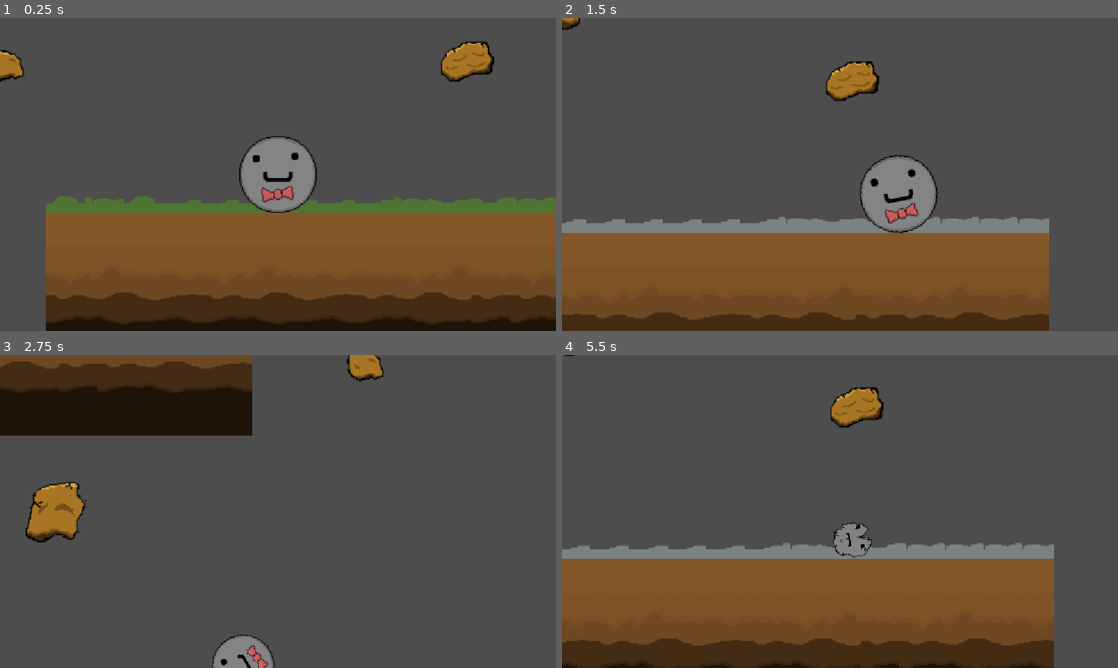
Above: before the commit, frames 1-4 (two rows, left to right).
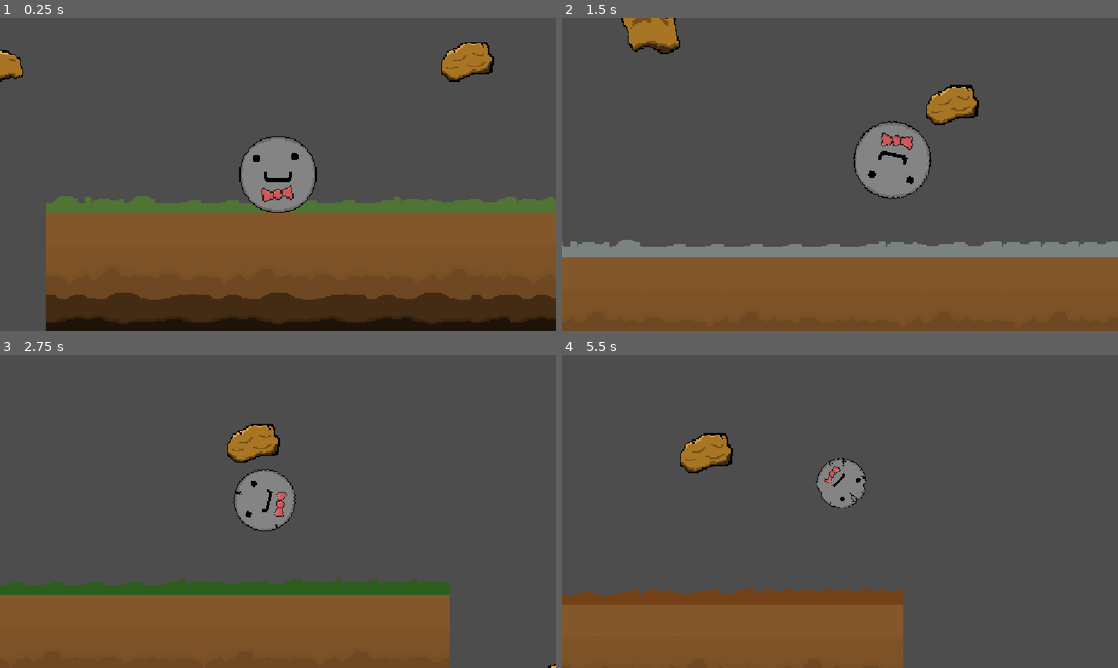
Above: after the commit, the same moments.

Repository: macmillanc/SAGameJam2026
Game: Godot game, scene res://scenes/tutorial.tscn
Same seed, same stepped clock (60 frames per second), same inputs: the game is played once before the commit and once after it.
Inputs:
- Up to frame 1 (0.25 s): no input
- Up to frame 2 (1.5 s): tap Enter at 0.5 s; hold D (right) from 0.53 s (still down); tap I at 0.6 s; tap Space at 0.77, 1.07 s; tap J at 0.8, 1.35 s
- Up to frame 3 (2.75 s): tap Space at 1.52, 1.55, 1.82 s; release D (right) at 2.03 s; hold A (left) from 2.03 s (still down); hold Space from 2.03 s (still down); tap I at 2.3 s
- Up to frame 4 (5.5 s): release A (left) at 2.78 s; release Space at 2.78 s; hold D (right) 2.78-4.28 s; tap I at 2.85, 4.35 s; tap Space at 3.02, 3.32, 4.52, 4.82 s; tap J at 3.05, 3.6, 5.1 s; hold Space 3.53-4.28 s; hold A (left) 4.28-5.03 s; hold D (right) from 5.03 s (still down)

The runs differ from the first frame. In frame 1, 0.5% of the frame differs, in the area x 0-100%, y 7-90%; in frame 2, 24%; in frame 3, 38%, in the area x 0-100%, y 0-100%; in frame 4, 28%.

Commit message:
Added fsm and slow motion ability.

Diff:
--- a/sagj-26/project.godot
+++ b/sagj-26/project.godot
@@ -43,4 +43,6 @@
 
 [rendering]
 
+textures/canvas_textures/default_texture_filter=0
 rendering_device/driver.windows="d3d12"
+renderer/rendering_method="gl_compatibility"
--- a/sagj-26/scenes/rock.tscn
+++ b/sagj-26/scenes/rock.tscn
@@ -1,29 +1,43 @@
 [gd_scene format=3 uid="uid://p3bo1d76iv03"]
 
-[ext_resource type="Script" uid="uid://bo7mn8dny4xgq" path="res://scripts/rock_movement.gd" id="1_68h2w"]
+[ext_resource type="Script" uid="uid://bgbw0hxbrdyc6" path="res://scripts/Controller.gd" id="1_vqvgd"]
 [ext_resource type="Texture2D" uid="uid://car1lkr2jcf6" path="res://assets/rock/New Piskel-3.png" id="2_mek2u"]
 [ext_resource type="Texture2D" uid="uid://e17qtfa4jtav" path="res://assets/rock/New Piskel-4.png" id="3_vqvgd"]
 [ext_resource type="Texture2D" uid="uid://dmv8xkpj4316r" path="res://assets/rock/New Piskel-5.png" id="4_rmkyt"]
 [ext_resource type="Texture2D" uid="uid://ds6otngskbbbw" path="res://assets/rock/New Piskel-6.png" id="5_h6o6c"]
 [ext_resource type="Texture2D" uid="uid://cdgr4w8hdo02g" path="res://assets/rock/New Piskel-7.png" id="6_88vqh"]
+[ext_resource type="Script" uid="uid://b2uo3t5eps23q" path="res://scripts/StateMachine.gd" id="7_galge"]
+[ext_resource type="Script" uid="uid://c6pde3lk8drr0" path="res://scripts/idle.gd" id="8_b84md"]
+[ext_resource type="Script" uid="uid://drn4wv0f1sem4" path="res://scripts/roll.gd" id="9_pdvy2"]
+[ext_resource type="Script" uid="uid://dnxmohm1pwtp8" path="res://scripts/air.gd" id="10_8c0lt"]
 
 [sub_resource type="CircleShape2D" id="CircleShape2D_ik6fu"]
 radius = 25.0
 
-[node name="Node2D" type="Node2D" unique_id=1025934399]
+[node name="CharacterBody2D" type="CharacterBody2D" unique_id=1357846045]
+script = ExtResource("1_vqvgd")
+stage_textures = Array[Texture2D]([ExtResource("2_mek2u"), ExtResource("3_vqvgd"), ExtResource("4_rmkyt"), ExtResource("5_h6o6c"), ExtResource("6_88vqh")])
 
-[node name="CharacterBody2D" type="CharacterBody2D" parent="." unique_id=1357846045]
-script = ExtResource("1_68h2w")
-stage_textures = Array[Texture2D]([ExtResource("2_mek2u"), ExtResource("3_vqvgd"), ExtResource("4_rmkyt"), ExtResource("5_h6o6c"), ExtResource("6_88vqh")])
-game_over_scene = "uid://b1xkv2663ydya"
+[node name="CollisionShape2D" type="CollisionShape2D" parent="." unique_id=1103355537]
+shape = SubResource("CircleShape2D_ik6fu")
 
-[node name="Sprite2D" type="Sprite2D" parent="CharacterBody2D" unique_id=965381584]
+[node name="Sprite2D" type="Sprite2D" parent="." unique_id=965381584]
 scale = Vector2(0.8, 0.8)
 texture = ExtResource("2_mek2u")
 
-[node name="CollisionShape2D" type="CollisionShape2D" parent="CharacterBody2D" unique_id=1103355537]
-shape = SubResource("CircleShape2D_ik6fu")
-
-[node name="Camera2D" type="Camera2D" parent="CharacterBody2D" unique_id=694843621]
+[node name="Camera2D" type="Camera2D" parent="." unique_id=694843621]
 zoom = Vector2(2.5, 2.5)
 position_smoothing_enabled = true
+
+[node name="States" type="Node2D" parent="." unique_id=1025934399 node_paths=PackedStringArray("initial_state")]
+script = ExtResource("7_galge")
+initial_state = NodePath("Idle")
+
+[node name="Idle" type="Node2D" parent="States" unique_id=1489356747]
+script = ExtResource("8_b84md")
+
+[node name="Roll" type="Node2D" parent="States" unique_id=53504859]
+script = ExtResource("9_pdvy2")
+
+[node name="Air" type="Node2D" parent="States" unique_id=1745461648]
+script = ExtResource("10_8c0lt")
--- /dev/null
+++ b/sagj-26/scripts/Controller.gd
@@ -0,0 +1,141 @@
+class_name Player
+extends CharacterBody2D
+
+@export var stage_textures: Array[Texture2D] = []
+@onready var sprite: Sprite2D = $Sprite2D
+@onready var collision_shape: CollisionShape2D = $CollisionShape2D
+@onready var state_machine: StateMachine = $States
+
+@export var speed: float = 300.0
+@export var base_jump_velocity: float = -300.0
+@export var traction: float = 0.05
+@export var fall_limit: float = 1000.0
+@export var max_lives: int = 3
+@export_file("*.tscn") var game_over_scene: String
+
+var current_lives: int
+var stage: int = 0
+var changing_season: bool = false
+var is_slowed: bool = false
+var gravity: int = ProjectSettings.get_setting("physics/2d/default_gravity")
+
+
+func _ready() -> void:
+	current_lives = max_lives
+
+	if stage_textures.size() > stage and stage_textures[stage]:
+		sprite.texture = stage_textures[stage]
+
+	update_sprite_and_collision()
+	Global.last_played_level = get_tree().current_scene.scene_file_path
+
+
+func _physics_process(delta: float) -> void:
+	# 1. Update the FSM logic first
+	state_machine.physics_process(delta)
+
+	# 2. Check fall boundary
+	if global_position.y > fall_limit:
+		die_and_respawn()
+
+	# 3. Apply physical movement & sprite rotation
+	if not is_inside_tree():
+		return
+	move_and_slide()
+	update_rolling_rotation(delta)
+
+
+func _input(event: InputEvent) -> void:
+	if event is InputEventKey:
+		if event.pressed and event.keycode == KEY_I and not changing_season:
+			change_season()
+		if event.pressed and event.keycode == KEY_J:
+			scale_time(2.0, 0.5);
+
+
+func apply_gravity(delta: float) -> void:
+	if not is_on_floor():
+		velocity.y += gravity * delta
+
+
+func apply_horizontal_movement(direction: float) -> void:
+	var target_velocity_x = direction * speed
+	velocity.x = lerp(velocity.x, target_velocity_x, traction)
+
+
+func jump() -> void:
+	var jump_multiplier: float = pow(1.15, stage)
+	velocity.y = base_jump_velocity * jump_multiplier
+
+
+func update_rolling_rotation(delta: float) -> void:
+	if sprite and sprite.texture:
+		var current_scale: float = pow(0.8, stage)
+		var current_radius: float = (sprite.texture.get_width() / 2.0) * current_scale
+		if current_radius > 0:
+			sprite.rotation += (velocity.x / current_radius) * delta
+
+
+func scale_time(seconds : float, percentage : float) -> void:
+	if is_slowed:
+		return
+	is_slowed = true
+	Engine.time_scale = percentage
+	await get_tree().create_timer(seconds, true, false, true).timeout
+	Engine.time_scale = 1.0
+	is_slowed = false
+func die_and_respawn() -> void:
+	current_lives -= 1
+	print("Lives remaining: ", current_lives)
+
+	if current_lives <= 0:
+		game_over()
+		return
+
+	if sprite:
+		sprite.rotation = 0
+	global_position = Vector2.ZERO
+	velocity = Vector2.ZERO
+
+
+func game_over() -> void:
+	if game_over_scene != "":
+		get_tree().change_scene_to_file(game_over_scene)
+	else:
+		get_tree().reload_current_scene()
+
+
+func change_season() -> void:
+	changing_season = true
+	var target_season = (Global.season + 1) % 4
+
+	for i in range(12):
+		Global.season = (Global.season + 1) % 4
+		get_tree().call_group("season_objects", "update_grass")
+		await get_tree().create_timer(0.075).timeout
+
+	Global.season = target_season
+	get_tree().call_group("season_objects", "update_grass")
+	changing_season = false
+
+	stage += 1
+	if stage >= 5:
+		game_over()
+		return
+
+	if stage_textures.size() > stage and stage_textures[stage]:
+		sprite.texture = stage_textures[stage]
+
+	update_sprite_and_collision()
+
+
+func update_sprite_and_collision() -> void:
+	var current_scale: float = pow(0.8, stage)
+
+	if sprite:
+		sprite.scale = Vector2(current_scale, current_scale)
+
+	if collision_shape and collision_shape.shape is CircleShape2D and sprite and sprite.texture:
+		collision_shape.shape = collision_shape.shape.duplicate()
+		var base_radius: float = sprite.texture.get_width() / 2.0
+		collision_shape.shape.radius = base_radius * current_scale
--- /dev/null
+++ b/sagj-26/scripts/State.gd
@@ -0,0 +1,9 @@
+class_name State
+extends Node
+
+var player: CharacterBody2D
+var state_machine: Node
+
+func enter() -> void: pass
+func exit() -> void: pass
+func physics_update(_delta: float) -> void: pass
--- /dev/null
+++ b/sagj-26/scripts/StateMachine.gd
@@ -0,0 +1,31 @@
+class_name StateMachine
+extends Node
+
+@export var initial_state: State
+var current_state: State
+
+func _ready():
+	# Pass the player reference to all child states
+	for child in get_children():
+		if child is State:
+			child.player = owner # 'owner' refers to the root Player node
+			child.state_machine = self
+
+	if initial_state:
+		current_state = initial_state
+		current_state.enter()
+
+func physics_process(delta):
+	if current_state:
+		current_state.physics_update(delta)
+
+func transition_to(new_state_name: String):
+	var new_state = get_node(new_state_name)
+	if new_state == current_state:
+		return
+
+	if current_state:
+		current_state.exit()
+
+	current_state = new_state
+	current_state.enter()
--- /dev/null
+++ b/sagj-26/scripts/air.gd
@@ -0,0 +1,14 @@
+class_name AirState
+extends State
+
+func physics_update(delta: float) -> void:
+	player.apply_gravity(delta)
+
+	var direction := Input.get_axis("left", "right")
+	player.apply_horizontal_movement(direction)
+
+	if player.is_on_floor():
+		if direction != 0.0:
+			state_machine.transition_to("Roll")
+		else:
+			state_machine.transition_to("Idle")
--- /dev/null
+++ b/sagj-26/scripts/idle.gd
@@ -0,0 +1,18 @@
+class_name IdleState
+extends State
+
+func physics_update(_delta: float) -> void:
+	player.apply_horizontal_movement(0.0)
+
+	if not player.is_on_floor():
+		state_machine.transition_to("Air")
+		return
+
+	if Input.is_key_pressed(KEY_SPACE):
+		player.jump()
+		state_machine.transition_to("Air")
+		return
+
+	var direction := Input.get_axis("left", "right")
+	if direction != 0.0:
+		state_machine.transition_to("Roll")
--- /dev/null
+++ b/sagj-26/scripts/roll.gd
@@ -0,0 +1,18 @@
+class_name MoveState
+extends State
+
+func physics_update(_delta: float) -> void:
+	var direction := Input.get_axis("left", "right")
+	player.apply_horizontal_movement(direction)
+
+	if not player.is_on_floor():
+		state_machine.transition_to("Air")
+		return
+
+	if Input.is_key_pressed(KEY_SPACE):
+		player.jump()
+		state_machine.transition_to("Air")
+		return
+
+	if direction == 0.0 and abs(player.velocity.x) < 5.0:
+		state_machine.transition_to("Idle")
--- /dev/null
+++ b/sagj-26/scripts/slide.gd
@@ -0,0 +1,11 @@
+extends Node2D
+
+
+# Called when the node enters the scene tree for the first time.
+func _ready() -> void:
+	pass # Replace with function body.
+
+
+# Called every frame. 'delta' is the elapsed time since the previous frame.
+func _process(delta: float) -> void:
+	pass
Not shown, added: sagj-26/scripts/Controller.gd.uid
Not shown, added: sagj-26/scripts/State.gd.uid
Not shown, added: sagj-26/scripts/StateMachine.gd.uid
Not shown, added: sagj-26/scripts/air.gd.uid
Not shown, added: sagj-26/scripts/idle.gd.uid
Not shown, added: sagj-26/scripts/roll.gd.uid
Not shown, added: sagj-26/scripts/slide.gd.uid
